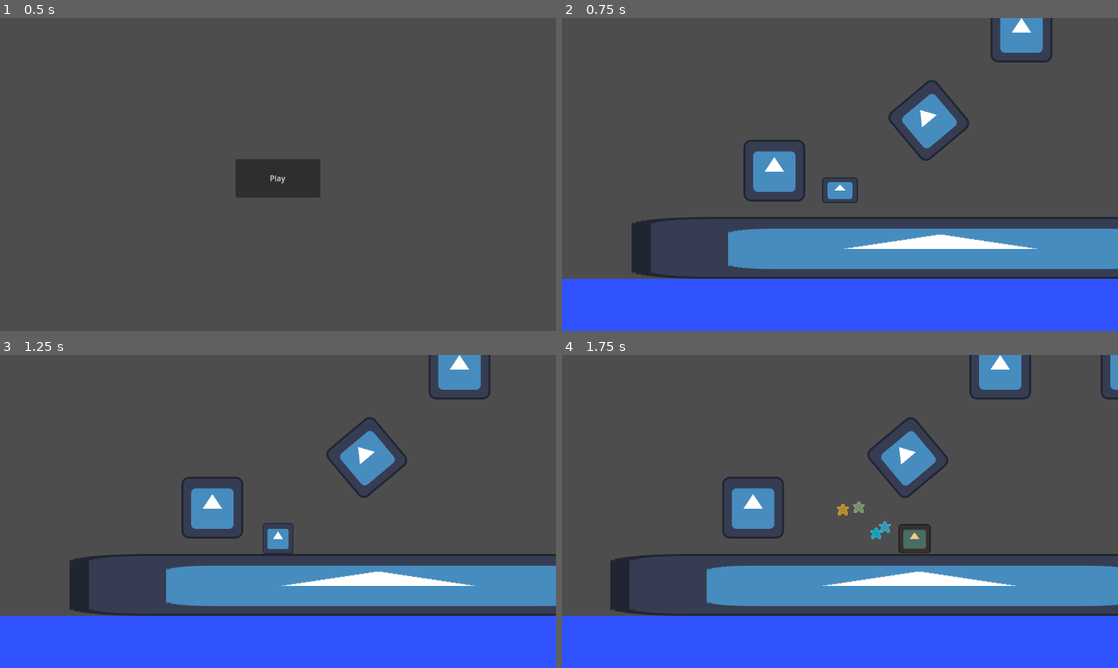
Above: before the commit, frames 1-4 (two rows, left to right).
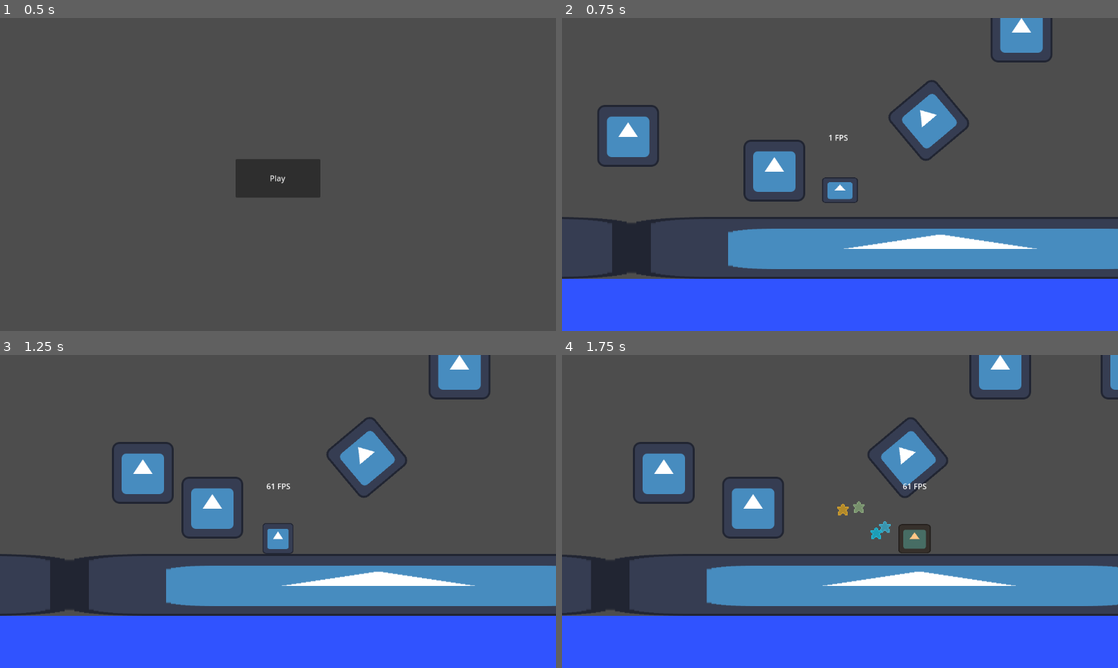
Above: after the commit, the same moments.

Repository: devmanso/gd4platformer2d
Game: Godot game, scene res://world/main_menu.tscn
The game is run twice, just before and just after one commit, with the same random seed, the same clock (stepped at 60 frames per second) and the same inputs. The engine's default icon, where the game draws it, is replaced by a stand-in: a white triangle on a blue panel in a dark square.
Inputs (mouse positions are in pixels of both pictures, inside the frame that each line leads up to):
- Up to frame 1 (0.5 s): no input
- Up to frame 2 (0.75 s): click "Play" at 0.5 s
- Up to frame 3 (1.25 s): no input
- Up to frame 4 (1.75 s): tap Enter (ui_accept) at 1.25, 1.52 s; move the mouse to (962, 495) at 1.27 s; hold Right (ui_right) from 1.28 s (still down); tap Shift (dash) at 1.35 s; click (962, 495) at 1.42 s

Frame 1 is identical in both runs. In frame 2, 2.1% of the frame differs, in the area x 0-52%, y 27-84%; in frame 3, 2.1%; in frame 4, 2.0%.

Commit message:
moving platforms

Diff:
--- a/player/player.gd
+++ b/player/player.gd
@@ -19,6 +19,8 @@
 @onready var deathscreen_position : Node2D = $Camera/PositionController
 @onready var restart_button_position : Node2D = $Camera/RestartButtonController
 @onready var restart_button : Button = $Camera/RestartButtonController/RestartButton
+@onready var debug_ui_controller : Node2D = $DebugUIController
+@onready var fps_display : RichTextLabel = $DebugUIController/FPSLabel
 
 @export var health : float = 100.0
 @export var hurt_color : Color = Color(1, 0, 0, 1)
@@ -175,6 +177,9 @@
 
 
 func _process(delta: float) -> void:
+	# TODO: use a singleton script to turn debug settings on/off instead of
+	# commenting them out or using a variable
+	fps_display.text = str(Engine.get_frames_per_second()) + " FPS"
 
 	if Input.is_action_just_pressed("ui_cancel"):
 		show_cursor = !show_cursor
--- a/player/player.tscn
+++ b/player/player.tscn
@@ -86,6 +86,15 @@
 
 [node name="Cursor" parent="." instance=ExtResource("2_wxpvy")]
 
+[node name="DebugUIController" type="Node2D" parent="."]
+
+[node name="FPSLabel" type="RichTextLabel" parent="DebugUIController"]
+offset_left = -24.0
+offset_top = -120.0
+offset_right = 96.0
+offset_bottom = -80.0
+text = "FPS!"
+
 [connection signal="pressed" from="Camera/RestartButtonController/RestartButton" to="." method="_on_restart_button_pressed"]
 [connection signal="timeout" from="DamageTimer" to="." method="_on_damage_timer_timeout"]
 [connection signal="timeout" from="ResetSpriteTimer" to="." method="_on_reset_sprite_timer_timeout"]
--- a/world.tscn
+++ b/world.tscn
@@ -1,8 +1,9 @@
-[gd_scene load_steps=4 format=3 uid="uid://w7ry5jdvj4h0"]
+[gd_scene load_steps=5 format=3 uid="uid://w7ry5jdvj4h0"]
 
 [ext_resource type="PackedScene" uid="uid://dmdpuesnkcjqx" path="res://world/block.tscn" id="1_6lucv"]
 [ext_resource type="PackedScene" uid="uid://bhu2cfvo5qya1" path="res://player/player.tscn" id="2_o4sd4"]
 [ext_resource type="Script" path="res://world/water.gd" id="3_oa3vc"]
+[ext_resource type="PackedScene" uid="uid://dqv51a3d6vngn" path="res://world/moving_platforms.tscn" id="4_70hfu"]
 
 [node name="World" type="Node2D"]
 
@@ -17,6 +18,14 @@
 
 [node name="block" parent="." instance=ExtResource("1_6lucv")]
 position = Vector2(560, 576)
+scale = Vector2(10, 1)
+
+[node name="block12" parent="." instance=ExtResource("1_6lucv")]
+position = Vector2(1832, 576)
+scale = Vector2(10, 1)
+
+[node name="block11" parent="." instance=ExtResource("1_6lucv")]
+position = Vector2(-720, 576)
 scale = Vector2(10, 1)
 
 [node name="block10" parent="." instance=ExtResource("1_6lucv")]
@@ -50,3 +59,7 @@
 
 [node name="Player" parent="." instance=ExtResource("2_o4sd4")]
 position = Vector2(352, 424)
+
+[node name="MovingPlatforms" parent="." instance=ExtResource("4_70hfu")]
+position = Vector2(-128, 344)
+duration = 0.5
--- /dev/null
+++ b/world/moving_platforms.gd
@@ -0,0 +1,30 @@
+extends Node2D
+
+@export_group("Settings")
+@export var offset: Vector2 = Vector2(200, 0) # How far it moves from start
+@export var duration: float = 2.0             # Time to reach destination
+@export var idle_time: float = 0.5           # Wait time at each end
+
+@onready var platform: AnimatableBody2D = $Platform
+
+func _ready() -> void:
+	start_tween()
+
+func start_tween() -> void:
+	# Calculate the two points
+	var start_pos = platform.position
+	var end_pos = platform.position + offset
+
+	var tween = create_tween().set_loops().set_process_mode(Tween.TWEEN_PROCESS_PHYSICS)
+
+	# Move to Target
+	tween.tween_property(platform, "position", end_pos, duration)\
+		.set_trans(Tween.TRANS_SINE)\
+		.set_ease(Tween.EASE_IN_OUT)
+	tween.tween_interval(idle_time)
+
+	# Move back to Start
+	tween.tween_property(platform, "position", start_pos, duration)\
+		.set_trans(Tween.TRANS_SINE)\
+		.set_ease(Tween.EASE_IN_OUT)
+	tween.tween_interval(idle_time)
--- /dev/null
+++ b/world/moving_platforms.tscn
@@ -0,0 +1,18 @@
+[gd_scene load_steps=4 format=3 uid="uid://dqv51a3d6vngn"]
+
+[ext_resource type="Script" path="res://world/moving_platforms.gd" id="1_5ppcp"]
+[ext_resource type="Texture2D" uid="uid://dteyh3t3y2djh" path="res://icon.svg" id="2_thw7i"]
+
+[sub_resource type="RectangleShape2D" id="RectangleShape2D_m3cn7"]
+size = Vector2(128, 128)
+
+[node name="MovingPlatforms" type="Node2D"]
+script = ExtResource("1_5ppcp")
+
+[node name="Platform" type="AnimatableBody2D" parent="."]
+
+[node name="Collider" type="CollisionShape2D" parent="Platform"]
+shape = SubResource("RectangleShape2D_m3cn7")
+
+[node name="Sprite" type="Sprite2D" parent="Platform"]
+texture = ExtResource("2_thw7i")
Not shown, removed: Godot-Moving-Platforms-2D-678aedd7a01830beb4cccbe1632c7fc6cca70299/addons/demo/block.tscn
Not shown, removed: Godot-Moving-Platforms-2D-678aedd7a01830beb4cccbe1632c7fc6cca70299/addons/demo/demo.tscn
Not shown, removed: Godot-Moving-Platforms-2D-678aedd7a01830beb4cccbe1632c7fc6cca70299/addons/demo/platformer_button/platformer_button.gd
Not shown, removed: Godot-Moving-Platforms-2D-678aedd7a01830beb4cccbe1632c7fc6cca70299/addons/demo/platformer_button/platformer_button.gd.uid
Not shown, removed: Godot-Moving-Platforms-2D-678aedd7a01830beb4cccbe1632c7fc6cca70299/addons/demo/platformer_button/platformer_button.tscn
Not shown, removed: Godot-Moving-Platforms-2D-678aedd7a01830beb4cccbe1632c7fc6cca70299/addons/demo/player.tscn
Not shown, removed: Godot-Moving-Platforms-2D-678aedd7a01830beb4cccbe1632c7fc6cca70299/addons/interaction_system/activator/activator.gd
Not shown, removed: Godot-Moving-Platforms-2D-678aedd7a01830beb4cccbe1632c7fc6cca70299/addons/interaction_system/activator/activator.gd.uid
Not shown, removed: Godot-Moving-Platforms-2D-678aedd7a01830beb4cccbe1632c7fc6cca70299/addons/interaction_system/interactable/interactable.gd
Not shown, removed: Godot-Moving-Platforms-2D-678aedd7a01830beb4cccbe1632c7fc6cca70299/addons/interaction_system/interactable/interactable.gd.uid
Not shown, removed: Godot-Moving-Platforms-2D-678aedd7a01830beb4cccbe1632c7fc6cca70299/addons/moving_platforms/moving_platform/moving_platform.gd
Not shown, removed: Godot-Moving-Platforms-2D-678aedd7a01830beb4cccbe1632c7fc6cca70299/addons/moving_platforms/moving_platform/moving_platform.gd.uid
(and 10 more such lines)
